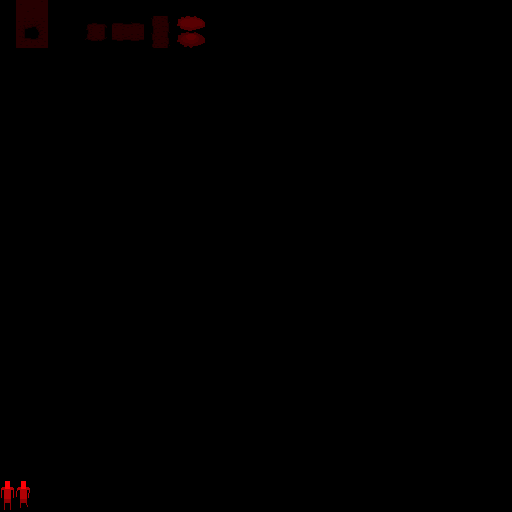
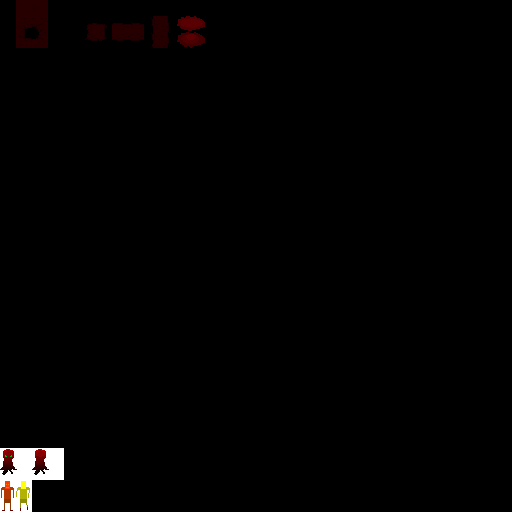
The second (512, 512) image is a revision of the first. Changes to its layers:
added group "emit" (addition) with 2 layers above "Layer 2" over <box>0,448,64,512</box>
added layer "green mult" (multiply) in group "emit" over <box>0,448,64,512</box>
added layer "green" in group "emit" over <box>0,448,64,512</box>
painted on "red multi" over <box>0,448,64,512</box>
painted on "red color" over <box>0,448,64,512</box>
